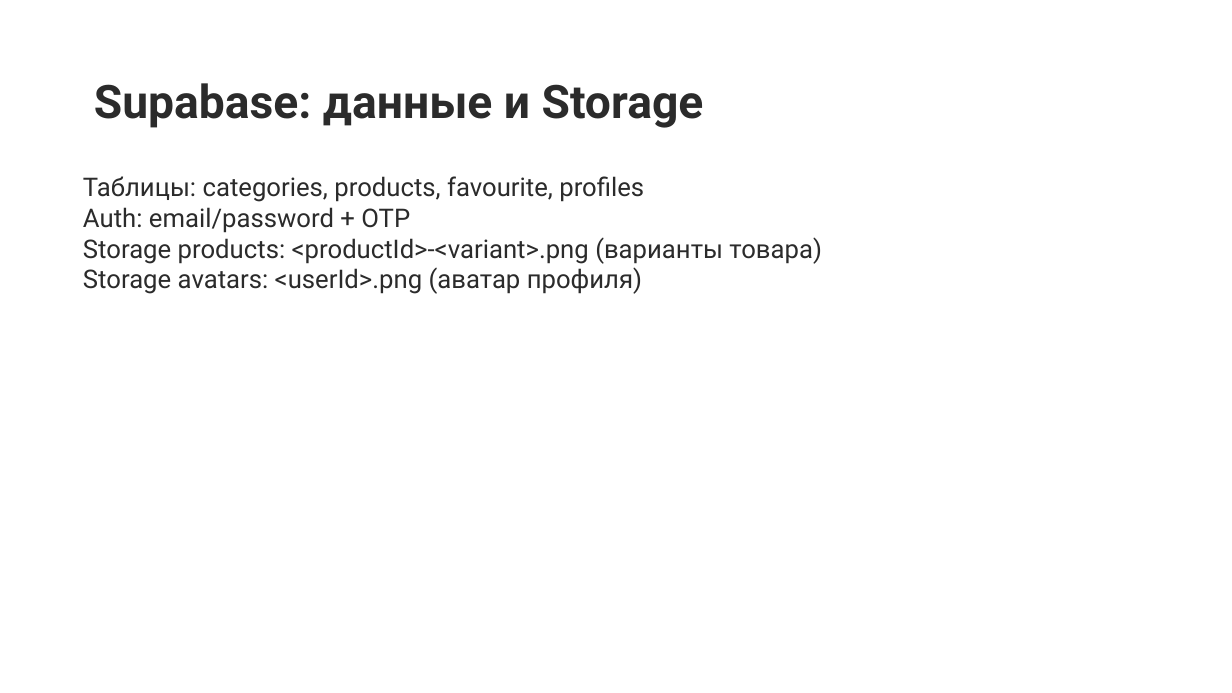
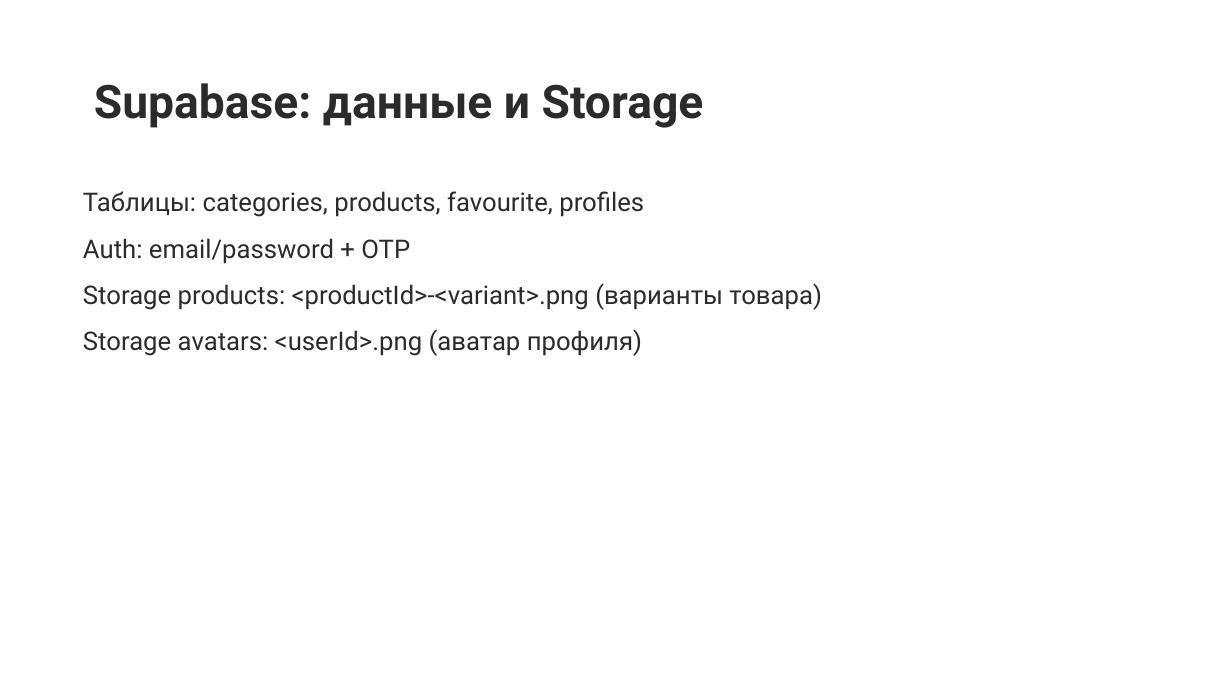
Before and after one commit to parsifal-cxx/store, a slide deck: slide 5 of publication/presentation.pptx. Drawn at 1232x693 pixels with LibreOffice and Linux fonts; fonts in the diff are those of the drawing. Boxes give left, top, right and bottom in pixels: in the first picture for what was removed or moved away, otherwise in the second. Text is boxed around its words. In the diff, an @@ line names an element or a change of style, - is before the commit and + after.

```diff
--- a/publication/presentation.pptx
+++ b/publication/presentation.pptx
@@ text "Таблицы: categories, products, favourite, profiles" at [83,191,822,356]: line spacing 1 to 1.5 @@
```
Also in this commit, not shown: 6 other slides changed, 26 other files.
